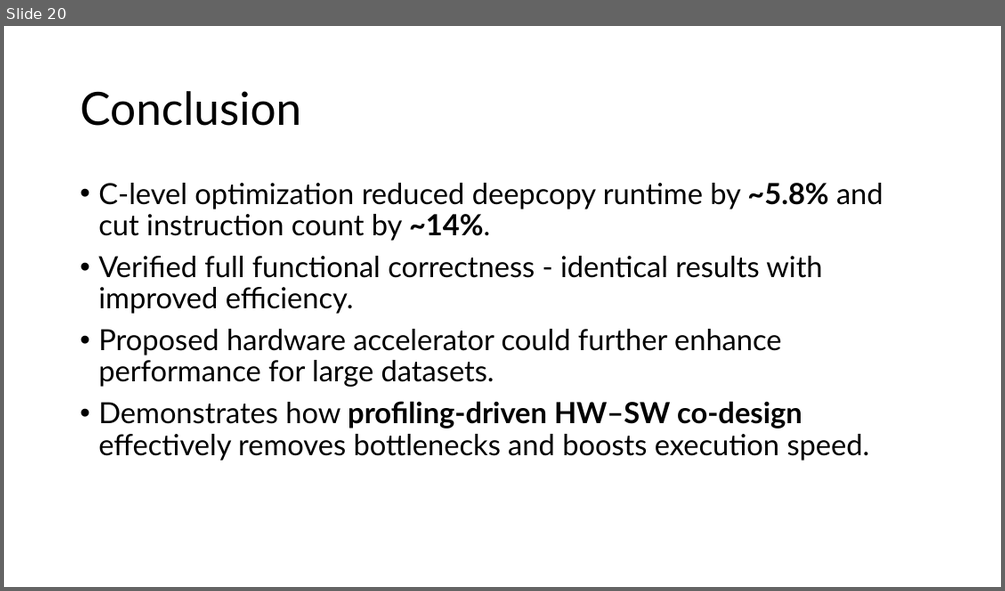
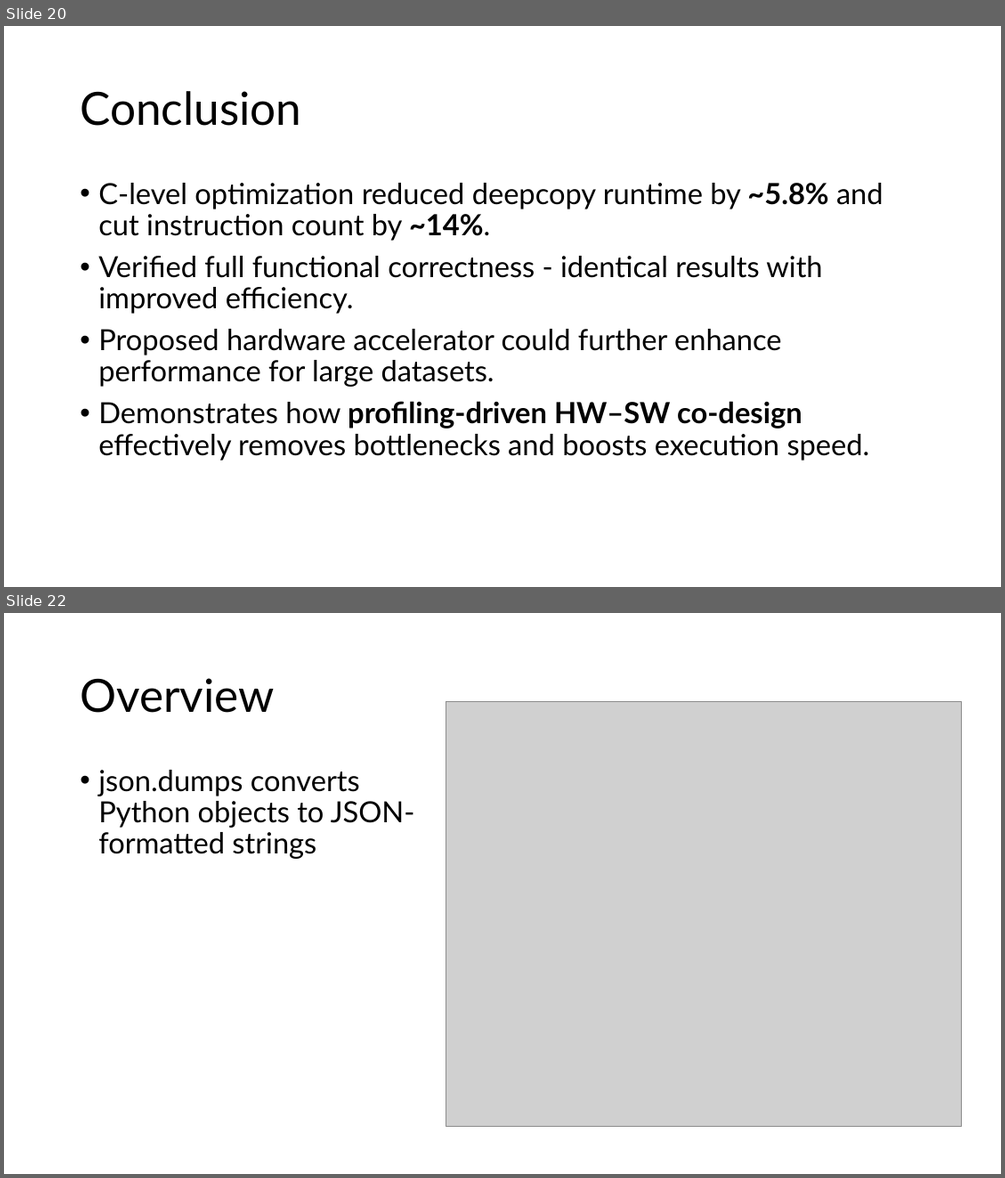
Before and after one commit to Dorknafo7/HW-SW-Co-Design-Project, a slide deck: project_presentation.pptx. Shown one above the other, each under a label of ours: slide 20 before the commit, slides 20 and 22 after it; the slides between them are not shown. The pictures are 1005x591 and 1005x1178 pixels, drawn with LibreOffice and Linux fonts; fonts in the diff are those of the drawing; grey boxes stand for pictures. Boxes give left, top, right and bottom in pixels: in the first picture for what was removed or moved away, otherwise in the second. Text is boxed around its words. In the diff, an @@ line names an element or a change of style, - is before the commit and + after.

Commit message:
ppt update - add json_dumps presentation

```diff
--- a/project_presentation.pptx
+++ b/project_presentation.pptx
@@ slide 22 added at [4,613,1001,1174], background #FFFFFF @@
@@ title added at [80,678,275,713], 44 pt, text #000000 @@
+Overview
@@ picture added at [446,702,961,1127] @@
@@ text added at [98,770,415,859], 28 pt, text #000000 @@
+• json.dumps converts Python objects to JSON-formatted strings
```
Also in this commit, not shown: 17 other slides added.
